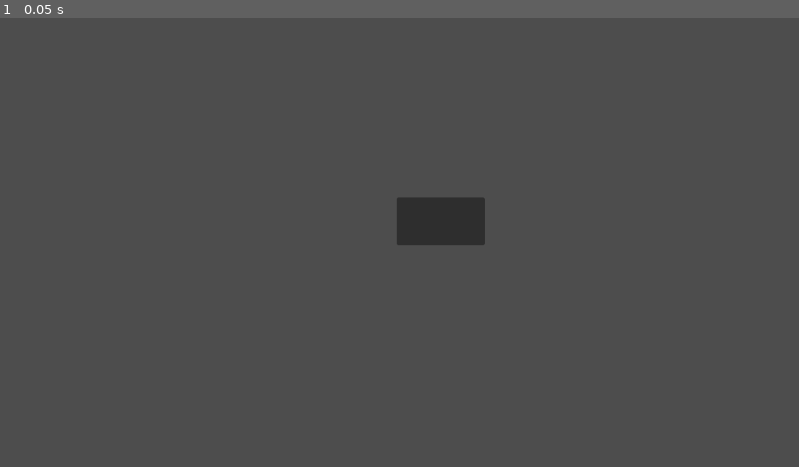
Above: before the commit, frame 1.
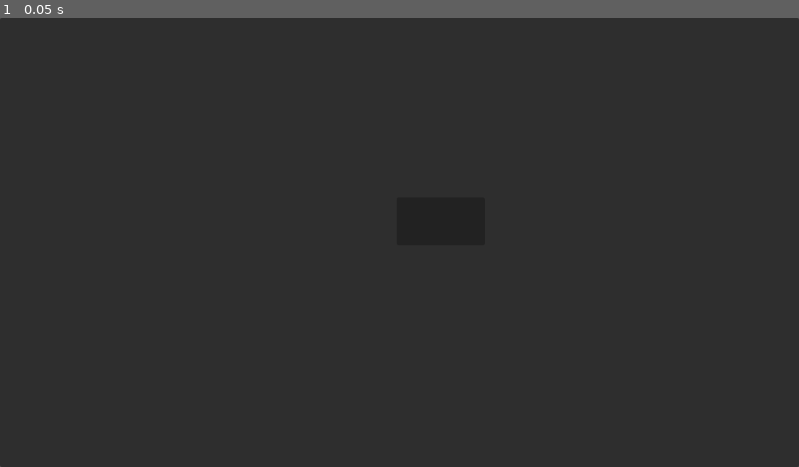
Above: after the commit, the same moment.

Repository: Rakk1/fossil-card-game
Game: Godot game, scene res://main_menu.tscn
Two runs of this game, one before a commit and one after it. Both use one fixed random seed, a clock stepped at 60 frames per second and the inputs below.
Inputs:
- Up to frame 1 (0.05 s): no input

The runs differ from the first frame. In frame 1, 99% of the frame differs, in the area x 0-100%, y 0-100%.

Commit message:
Update main_menu.tscn

Diff:
--- a/fossil-card-game/main_menu.tscn
+++ b/fossil-card-game/main_menu.tscn
@@ -21,3 +21,11 @@
 offset_bottom = 4.0
 grow_horizontal = 2
 grow_vertical = 2
+
+[node name="Panel" type="Panel" parent="." unique_id=971031252]
+layout_mode = 1
+anchors_preset = 15
+anchor_right = 1.0
+anchor_bottom = 1.0
+grow_horizontal = 2
+grow_vertical = 2
